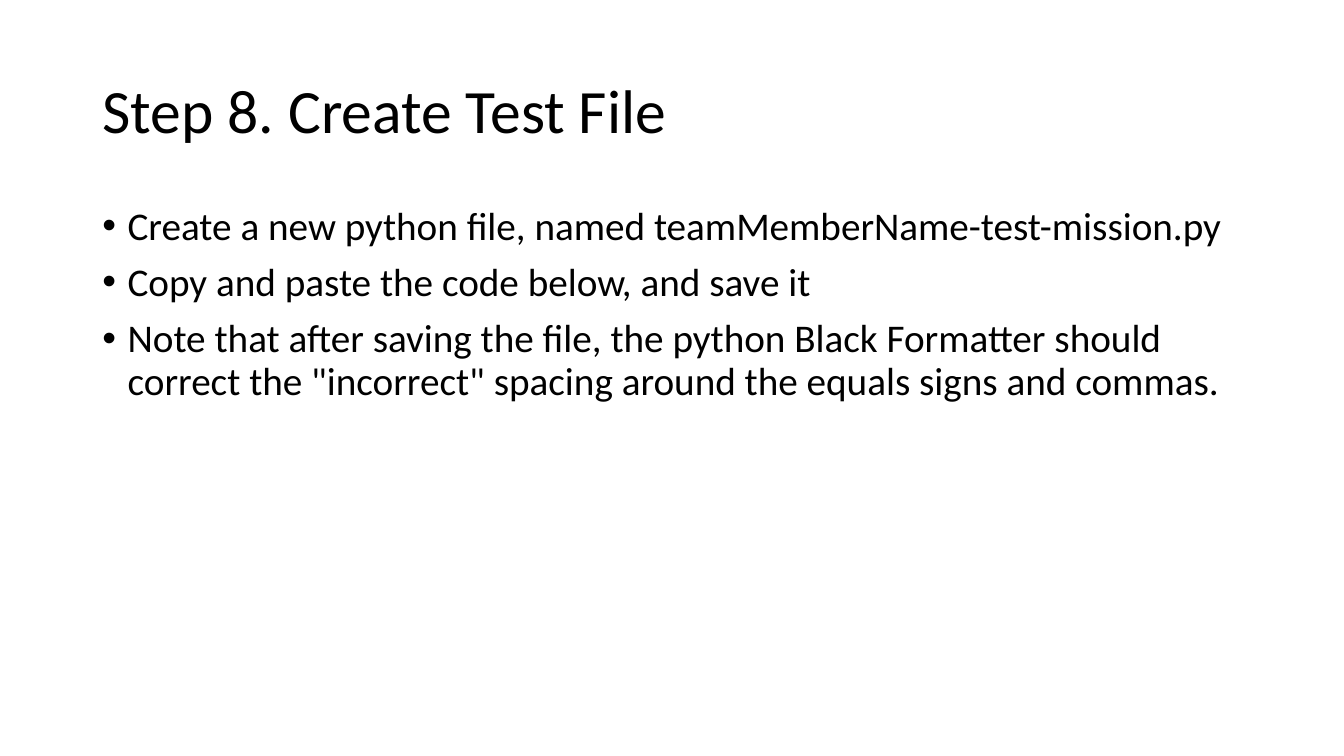
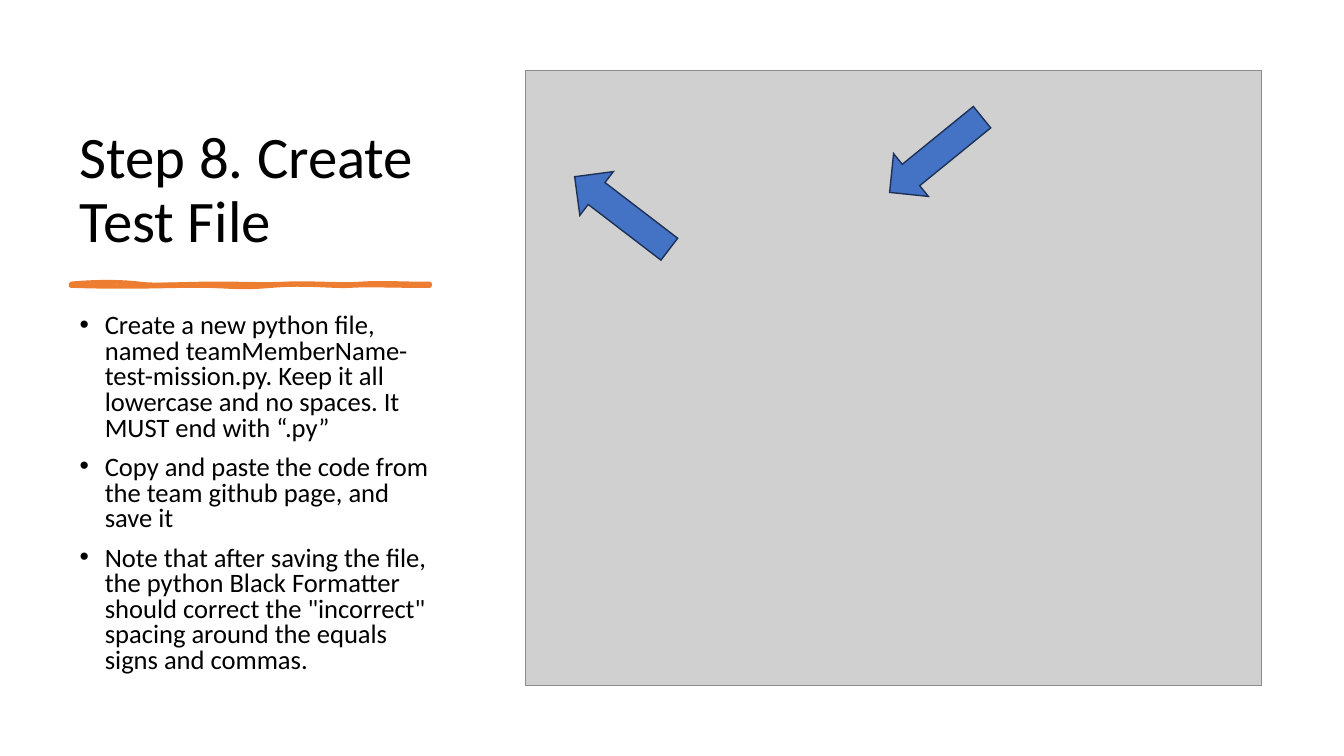
Before and after one commit to FLL-Team-24277/FLL-Fall-2023-Masterpiece, a slide deck: slide 9 of help/Laptop Setup.pptx. Drawn at 1344x756 pixels with LibreOffice and Linux fonts; fonts in the diff are those of the drawing; grey boxes stand for pictures. Boxes give left, top, right and bottom in pixels: in the first picture for what was removed or moved away, otherwise in the second. Text is boxed around its words. In the diff, an @@ line names an element or a change of style, - is before the commit and + after.

```diff
--- a/help/Laptop Setup.pptx
+++ b/help/Laptop Setup.pptx
@@ title "Step 8. Create Test File": place and size @@
-title "Step 8. Create Test File" at box(102, 90, 666, 143)
+title "Step 8. Create Test File" at box(80, 138, 413, 243)
@@ title "Step 8. Create Test File" at box(80, 138, 413, 243): size 44 to 42 pt; vertical alignment middle to bottom @@
@@ picture added at box(525, 71, 1262, 686) @@
@@ left arrow added at box(872, 96, 999, 214), fill #4472C4, outline #1E3256 1 pt @@
@@ left arrow added at box(558, 155, 686, 271), fill #4472C4, outline #1E3256 1 pt @@
@@ freeform shape added at box(71, 283, 430, 285), fill #ED7D31, outline #ED7D31 3 pt @@
@@ text "Create a new python file, ...": place and size @@
-text "Create a new python file, ..." at box(128, 212, 1221, 402)
+text "Create a new python file, ..." at box(105, 315, 428, 674)
@@ text at box(105, 315, 428, 528): text changed; size 28 to 19 pt @@
-• Create a new python file, named teamMemberName-test-mission.py
-• Copy and paste the code below, and save it
+• Create a new python file, named teamMemberName-test-mission.py. Keep it all lowercase and no spaces. It MUST end with “.py”
+• Copy and paste the code from the team github page, and save it
@@ text at box(105, 548, 426, 674): size 28 to 19 pt in "Note that after saving the file, the ..."; line spacing 0.9 to 0.8 @@
```
Also in this commit, not shown: 10 other slides changed, 5 slides added.
